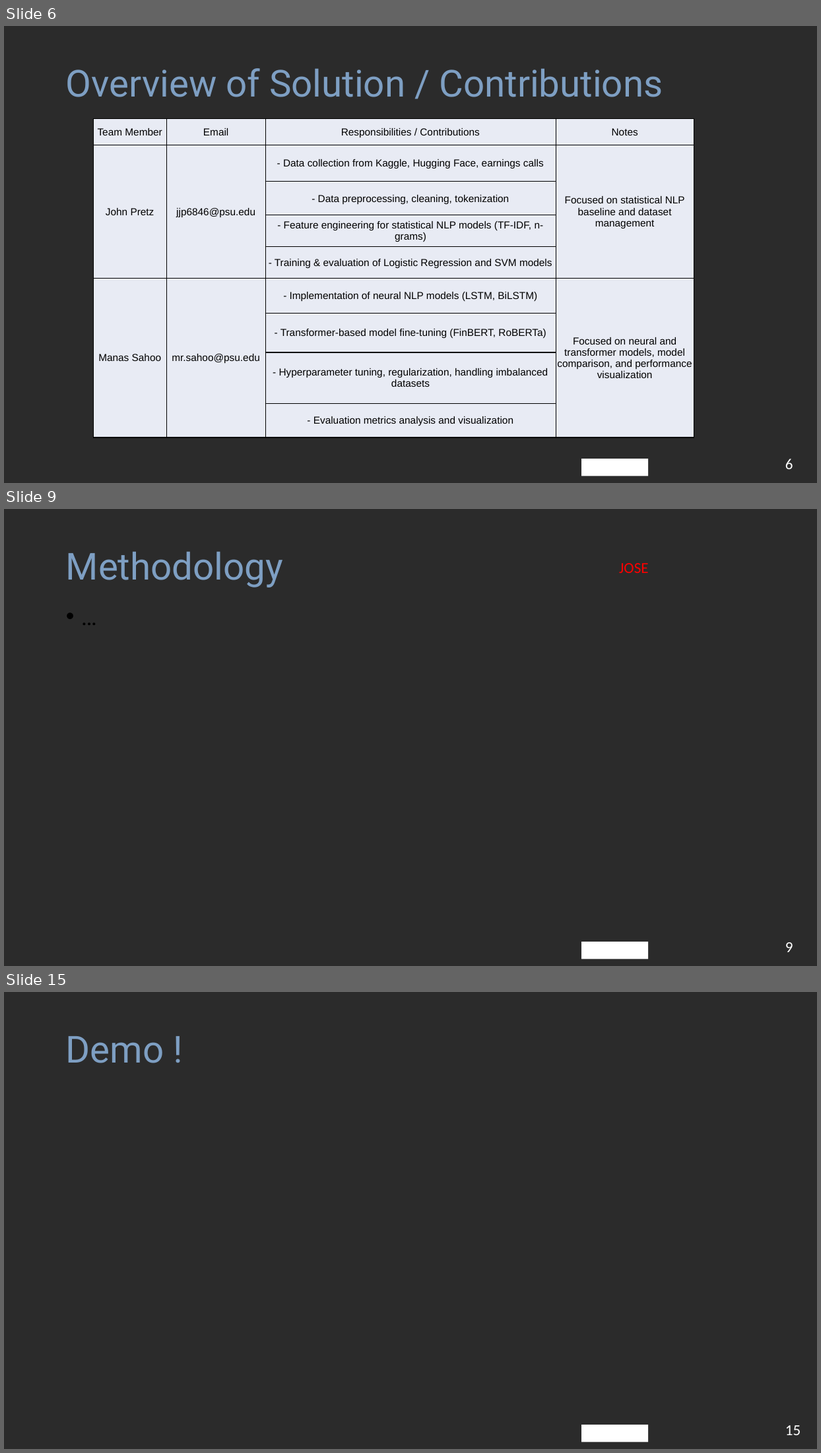
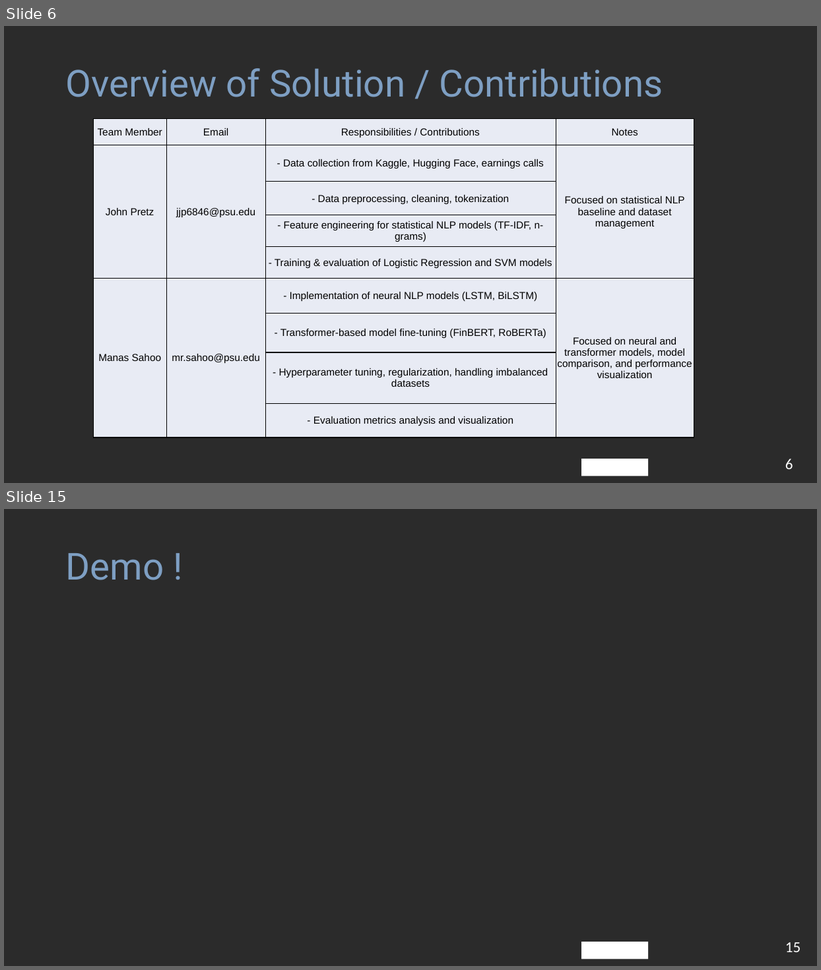
Before and after one commit to JPretz/AI574-2025-FALL-Project, a slide deck: Natural Language Process(NLP)_AI574_Team11.pptx. Shown one above the other, each under a label of ours: slides 6, 9 and 15 before the commit, slides 6 and 15 after it; the slides between them are not shown. The pictures are 821x1453 and 821x970 pixels, drawn with LibreOffice and Linux fonts; fonts in the diff are those of the drawing; background and template pictures are left out; a plain dark background stands for a picture behind light text. Boxes give left, top, right and bottom in pixels: in the first picture for what was removed or moved away, otherwise in the second. Text is boxed around its words. In the diff, an @@ line names an element or a change of style, - is before the commit and + after.

```diff
--- a/Natural Language Process(NLP)_AI574_Team11.pptx
+++ b/Natural Language Process(NLP)_AI574_Team11.pptx
@@ slide 9 removed at <box>4,509,817,966</box>, background picture (left out); not listed: 2 template elements that a slide beside it also shows @@
@@ title removed at <box>66,551,283,588</box> @@
-Methodology
@@ text removed at <box>619,563,648,573</box> @@
-JOSE
@@ text removed at <box>60,601,762,921</box> @@
-• …
```
Also in this commit, not shown: 9 slides changed, 1 slide added.
